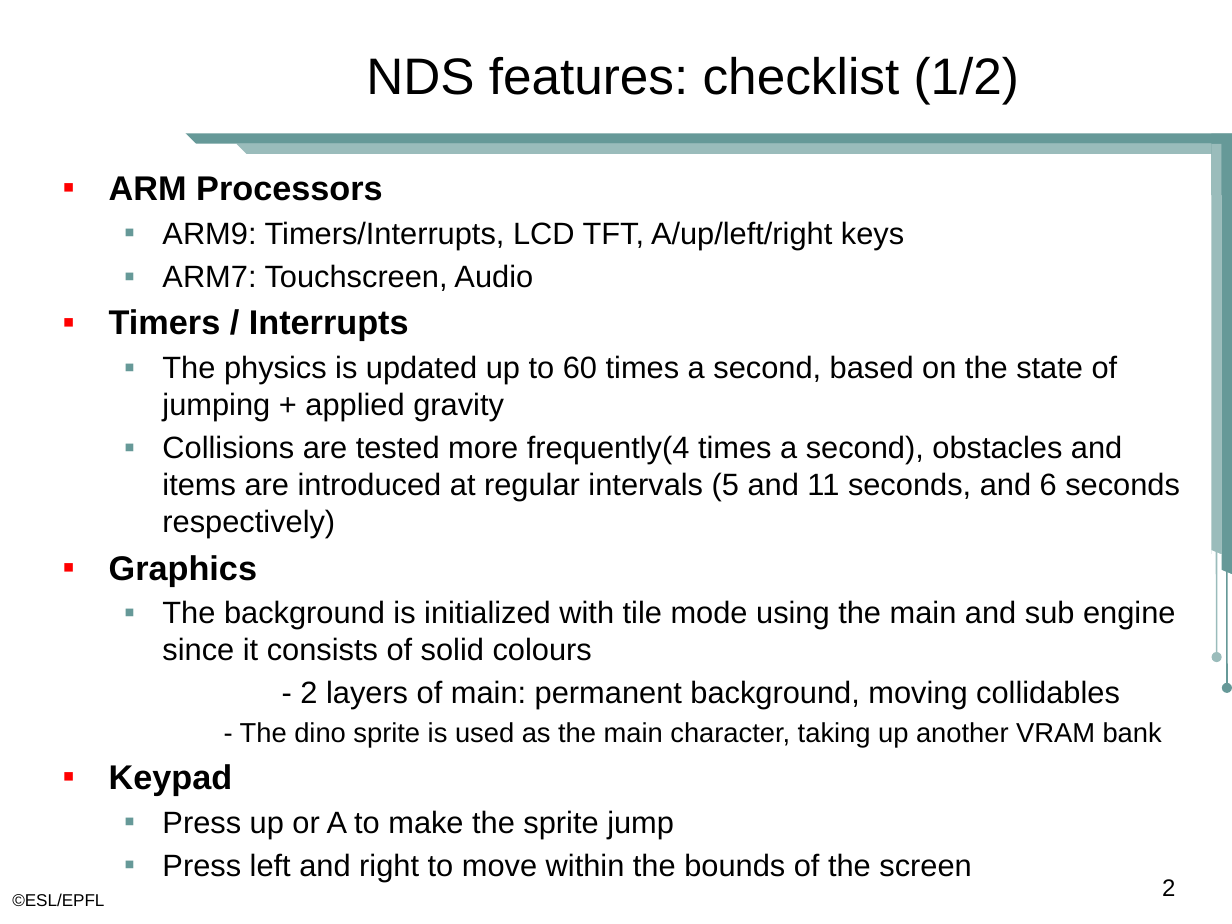
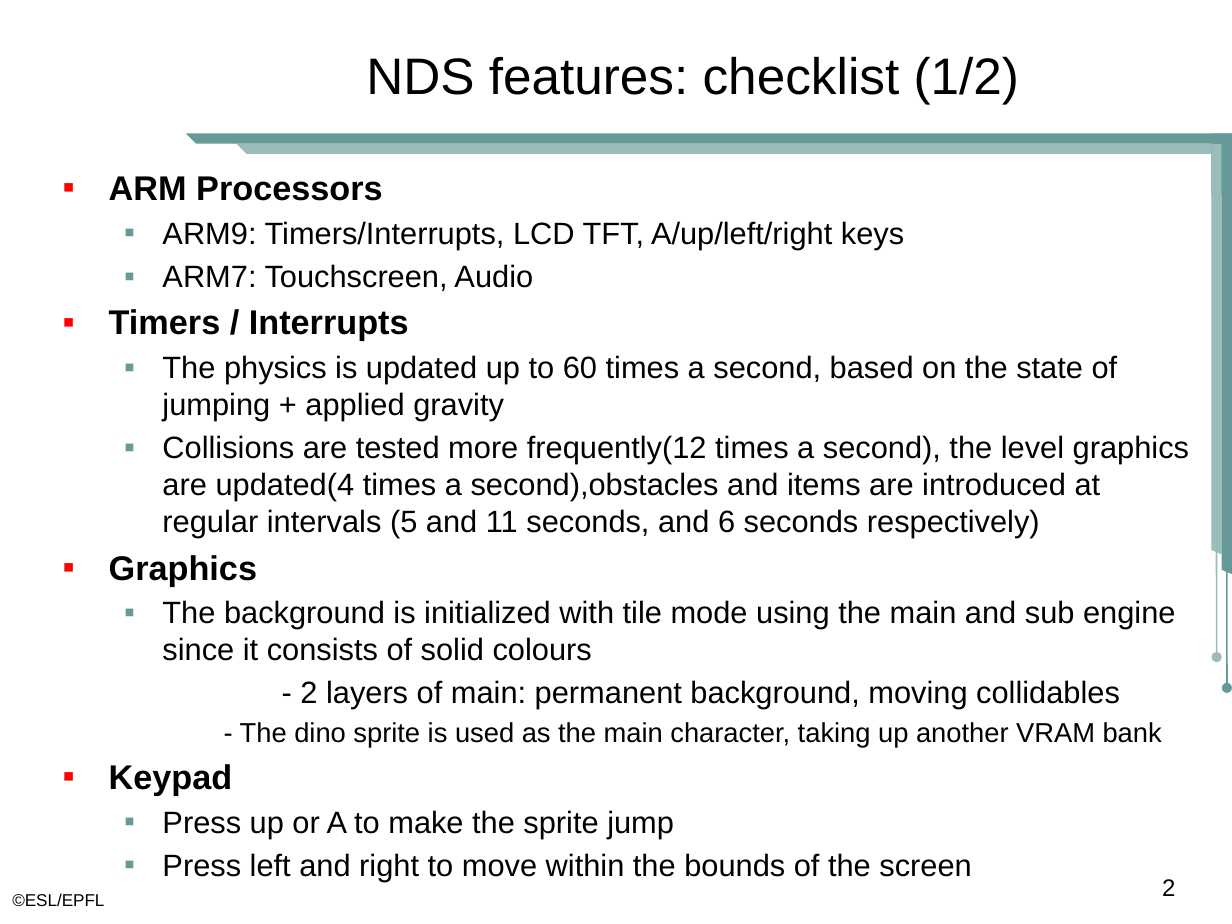
Before and after one commit to thomasonzhou/dino-run-nds, a slide deck: slide 2 of docs/Dino_Run_Presentation.pptx. Drawn at 1232x924 pixels with LibreOffice and Linux fonts; fonts in the diff are those of the drawing; background and template pictures are left out. Boxes give left, top, right and bottom in pixels: in the first picture for what was removed or moved away, otherwise in the second. Text is boxed around its words. In the diff, an @@ line names an element or a change of style, - is before the commit and + after.

```diff
--- a/docs/Dino_Run_Presentation.pptx
+++ b/docs/Dino_Run_Presentation.pptx
@@ text at <box>162,435,1189,538</box>: text changed @@
-  ▪ Collisions are tested more frequently(4 times a second), obstacles and items are introduced at regular intervals (5 and 11 seconds, and 6 seconds respectively)
+  ▪ Collisions are tested more frequently(12 times a second), the level graphics are updated(4 times a second),obstacles and items are introduced at regular intervals (5 and 11 seconds, and 6 seconds respectively)
```
Also in this commit, not shown: 13 other files.
